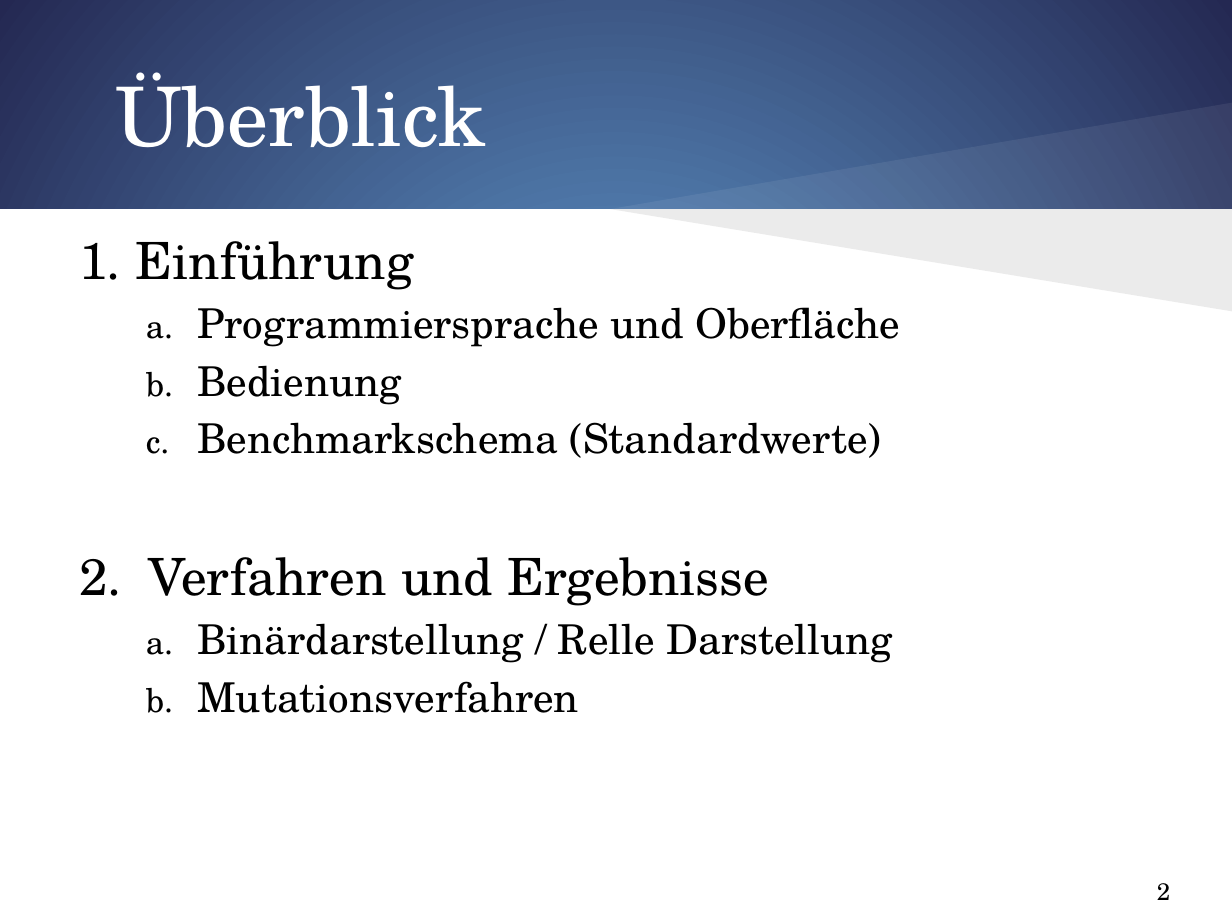
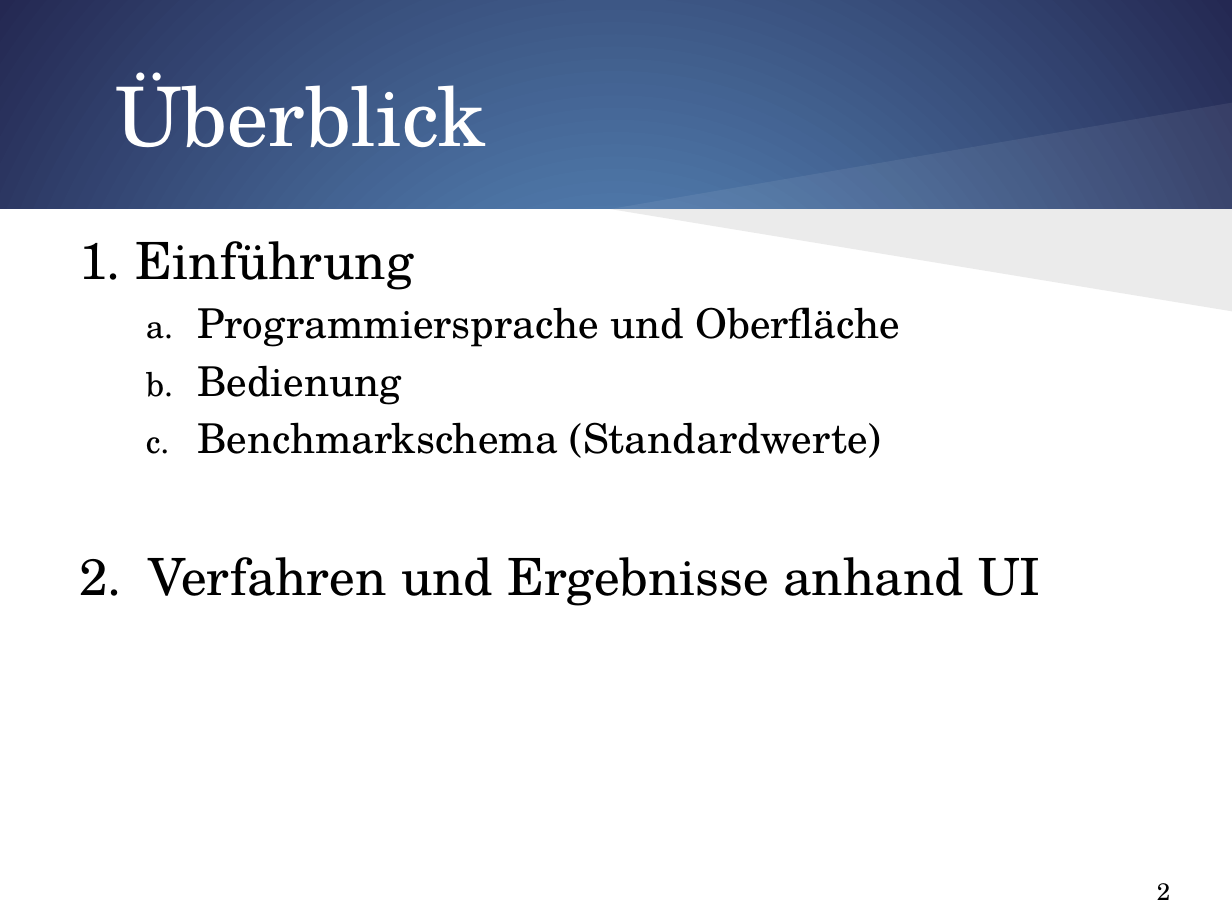
Before and after one commit to FalkoHilbert/evolotionaere-algorithmen, a slide deck: slide 2 of evolotionaereAlgorithmen/trunk/SystemOfEquations/Ergebnisse/Präsi/Präsi.pptx. Drawn at 1232x924 pixels with LibreOffice and Linux fonts; fonts in the diff are those of the drawing. Boxes give left, top, right and bottom in pixels: in the first picture for what was removed or moved away, otherwise in the second. Text is boxed around its words. In the diff, an @@ line names an element or a change of style, - is before the commit and + after.

Commit message:
Präsi-aktualisierung

```diff
--- a/evolotionaereAlgorithmen/trunk/SystemOfEquations/Ergebnisse/Präsi/Präsi.pptx
+++ b/evolotionaereAlgorithmen/trunk/SystemOfEquations/Ergebnisse/Präsi/Präsi.pptx
@@ text at <box>148,557,1041,606</box>: text changed; size 24 to 30 pt @@
-2. Verfahren und Ergebnisse
-  a. Binärdarstellung / Relle Darstellung
-  b. Mutationsverfahren
+2. Verfahren und Ergebnisse anhand UI
```
